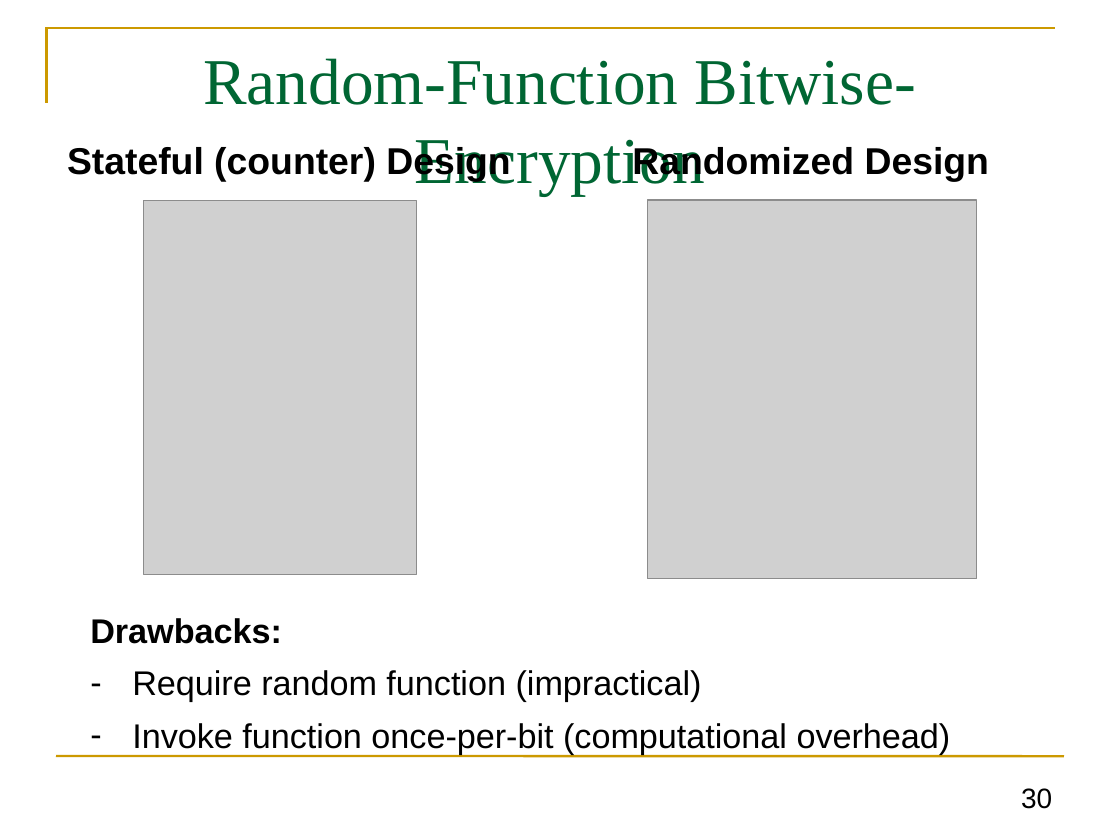
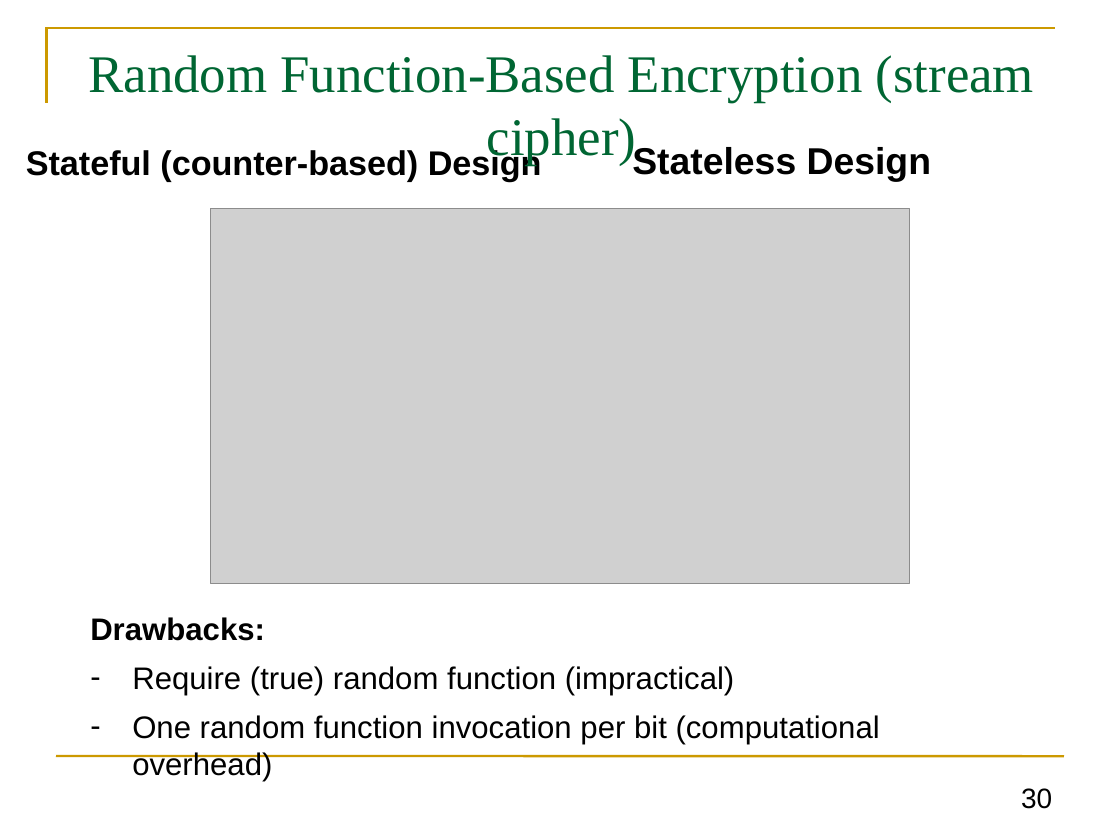
Before and after one commit to GhadaAlmashaqbeh/GhadaAlmashaqbeh.github.io, a slide deck: slide 30 of courses/cse3400-f2026/lecture3.pptx. Drawn at 1120x840 pixels with LibreOffice and Linux fonts; fonts in the diff are those of the drawing; grey boxes stand for pictures. Boxes give left, top, right and bottom in pixels: in the first picture for what was removed or moved away, otherwise in the second. Text is boxed around its words. In the diff, an @@ line names an element or a change of style, - is before the commit and + after.

```diff
--- a/courses/cse3400-f2026/lecture3.pptx
+++ b/courses/cse3400-f2026/lecture3.pptx
@@ text at bbox=[88, 55, 1034, 167]: text changed; size 42 to 34 pt @@
-Random-Function Bitwise-Encryption
+Random Function-Based Encryption (stream cipher)
@@ text at bbox=[26, 147, 542, 181]: text changed; size 24 to 22 pt @@
-Stateful (counter) Design
+Stateful (counter-based) Design
@@ text at bbox=[632, 145, 931, 182]: text changed @@
-Randomized Design
+Stateless Design
@@ picture removed at bbox=[143, 200, 417, 575] @@
@@ picture added at bbox=[211, 208, 909, 584] @@
@@ picture removed at bbox=[647, 200, 977, 579] @@
@@ text at bbox=[90, 617, 265, 641]: size 22 to 20 pt in "Drawbacks:" @@
@@ text at bbox=[132, 666, 880, 744]: text changed; size 22 to 20 pt @@
-– Require random function (impractical)
-– Invoke function once-per-bit (computational overhead)
+– Require (true) random function (impractical)
+– One random function invocation per bit (computational overhead)
```
Also in this commit, not shown: 19 other slides changed, 5 other files.
